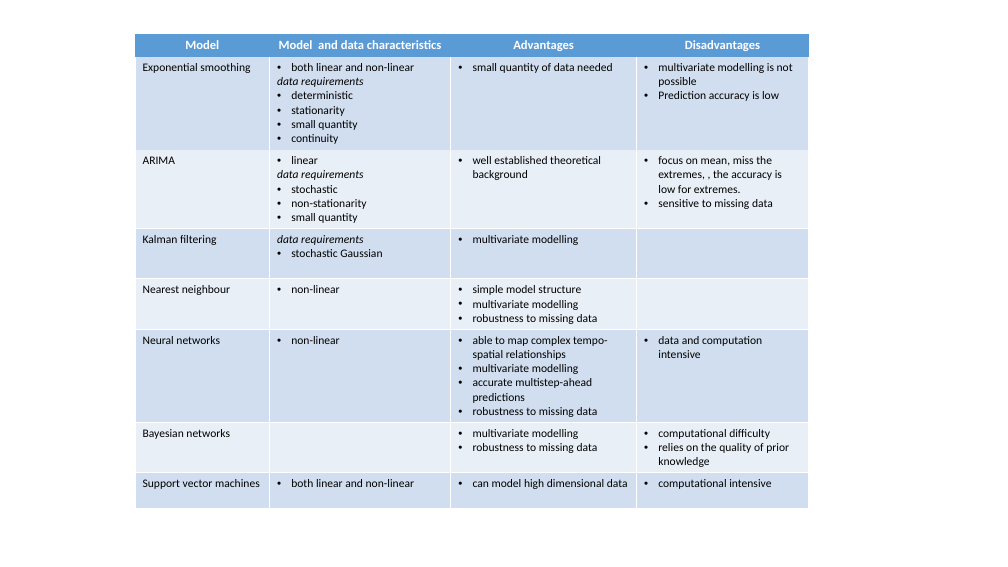
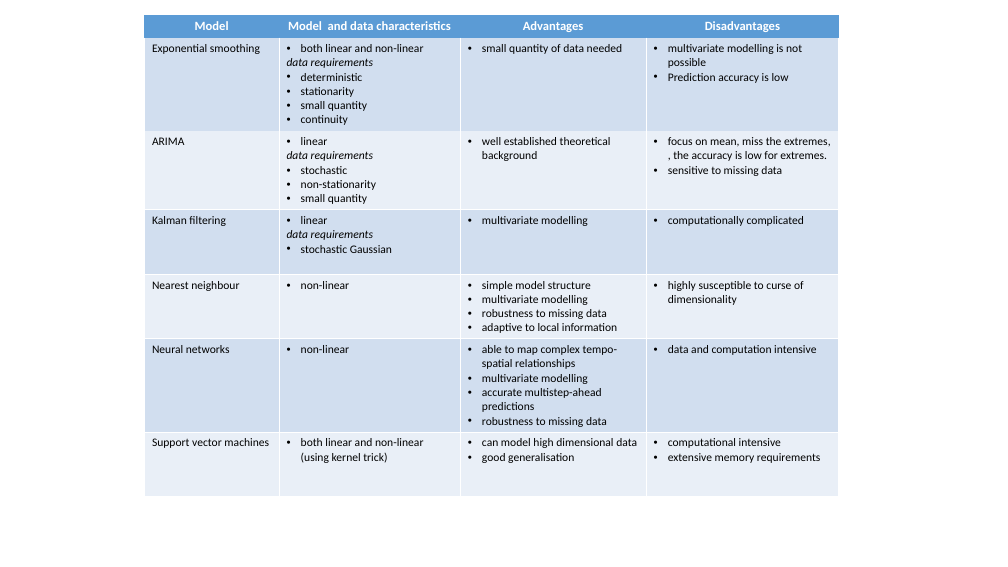
Before and after one commit to adnapibar/ms-research-thesis, a slide deck: slide 3 of latex-thesis/figures.pptx. Drawn at 1008x567 pixels with LibreOffice and Linux fonts; fonts in the diff are those of the drawing. Boxes give left, top, right and bottom in pixels: in the first picture for what was removed or moved away, otherwise in the second. Text is boxed around its words. In the diff, an @@ line names an element or a change of style, - is before the commit and + after.

```diff
--- a/latex-thesis/figures.pptx
+++ b/latex-thesis/figures.pptx
@@ table at [144, 14, 839, 485] @@
-row 4, column 2: data requirements / stochastic Gaussian
+row 4, column 2: linear / data requirements / stochastic Gaussian
-row 4, column 4: 
+row 4, column 4: computationally complicated
-row 5, column 3: simple model structure / multivariate modelling / robustness to missing data
+row 5, column 3: simple model structure / multivariate modelling / robustness to missing data / adaptive to local information
-row 5, column 4: 
+row 5, column 4: highly susceptible to curse of dimensionality
-row 7: Bayesian networks |  | multivariate modelling / robustness to missing data | computational difficulty / relies on the quality of prior knowledge
-row 8: Support vector machines | both linear and non-linear | can model high dimensional data | computational intensive
+row 7: Support vector machines | both linear and non-linear (using kernel trick) | can model high dimensional data / good generalisation | computational intensive / extensive memory requirements
@@ table: place and size @@
-table at [135, 33, 809, 497]
+table at [144, 14, 839, 485]
```
Also in this commit, not shown: 1 other slide changed, 2 slides added, 23 other files.
